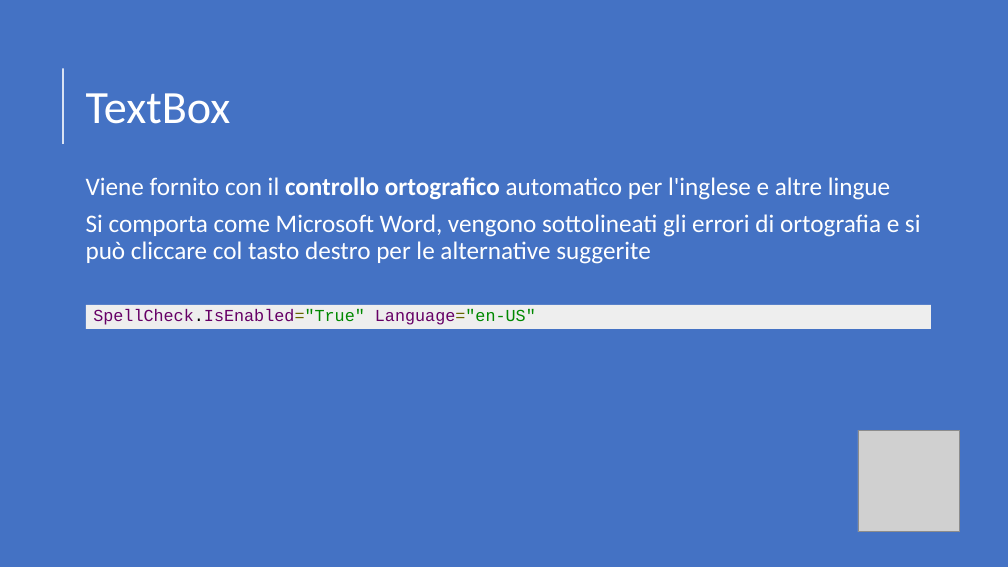
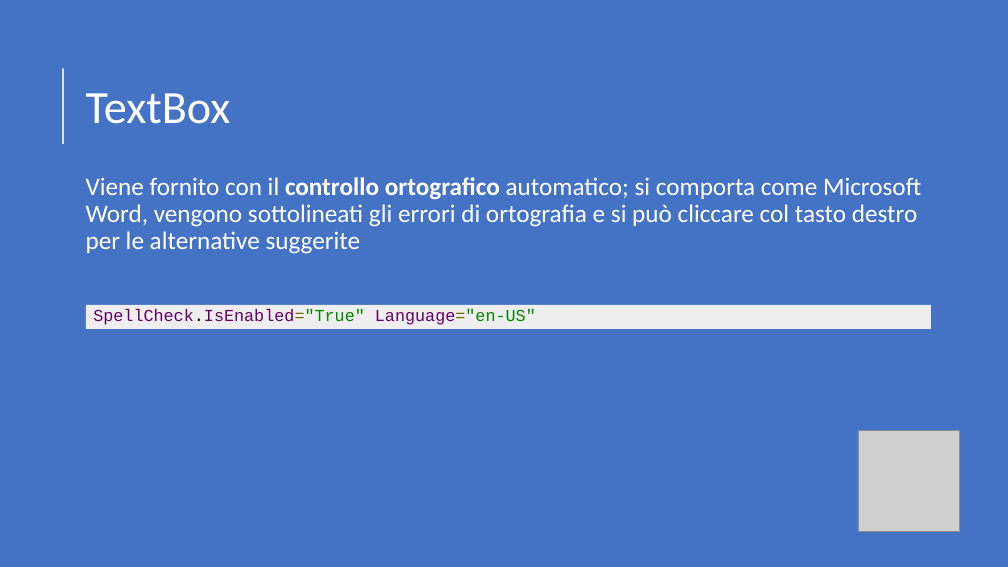
Before and after one commit to danieleromanazzi/wpf-tutorial, a slide deck: slide 46 of wpf-tutorial.pptx (slide 40 before the commit). Drawn at 1008x567 pixels with LibreOffice and Linux fonts; fonts in the diff are those of the drawing; grey boxes stand for pictures. Boxes give left, top, right and bottom in pixels: in the first picture for what was removed or moved away, otherwise in the second. Text is boxed around its words. In the diff, an @@ line names an element or a change of style, - is before the commit and + after.

```diff
--- a/wpf-tutorial.pptx
+++ b/wpf-tutorial.pptx
@@ text at (x1=86, y1=177, x2=921, y2=254): text changed @@
-Viene fornito con il controllo ortografico automatico per l'inglese e altre lingue
-Si comporta come Microsoft Word, vengono sottolineati gli errori di ortografia e si può cliccare col tasto destro per le alternative suggerite
+Viene fornito con il controllo ortografico automatico; si comporta come Microsoft Word, vengono sottolineati gli errori di ortografia e si può cliccare col tasto destro per le alternative suggerite
```
Also in this commit, not shown: 9 other slides changed, 11 slides added, 1 slide removed, 20 other files.
